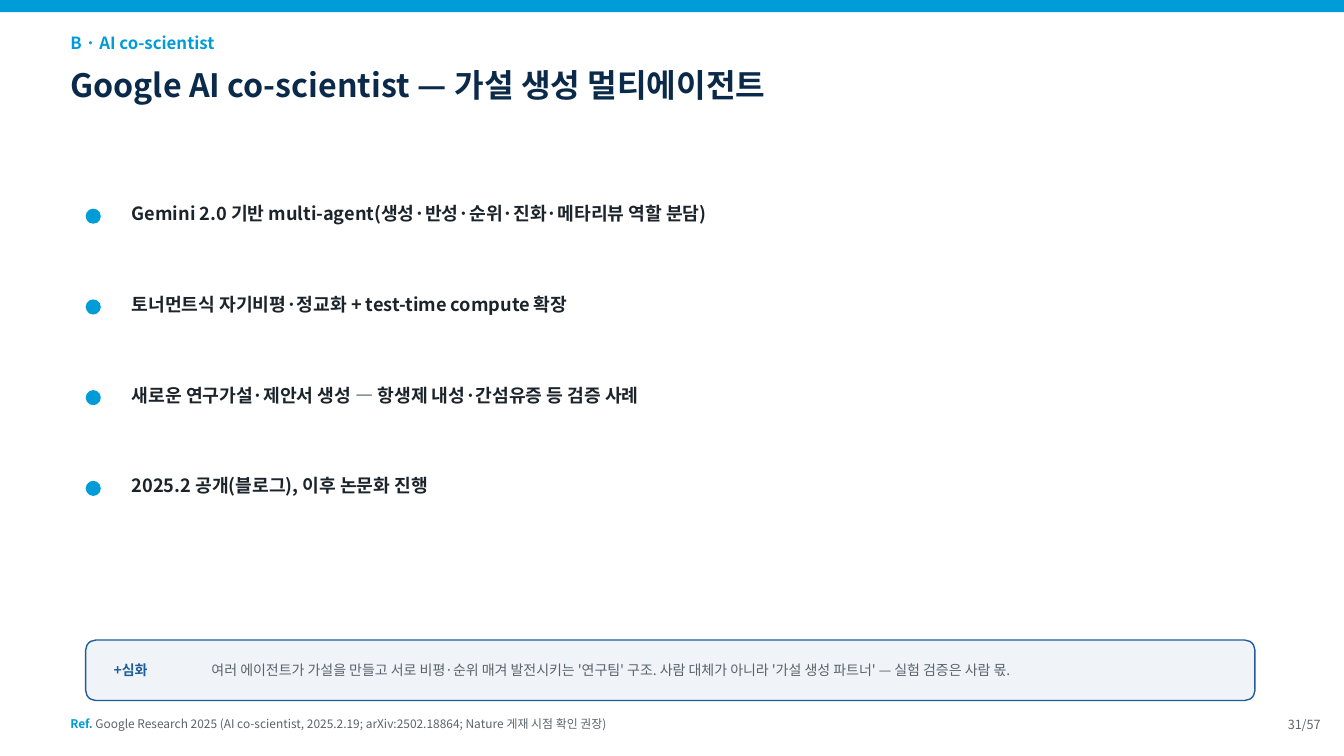
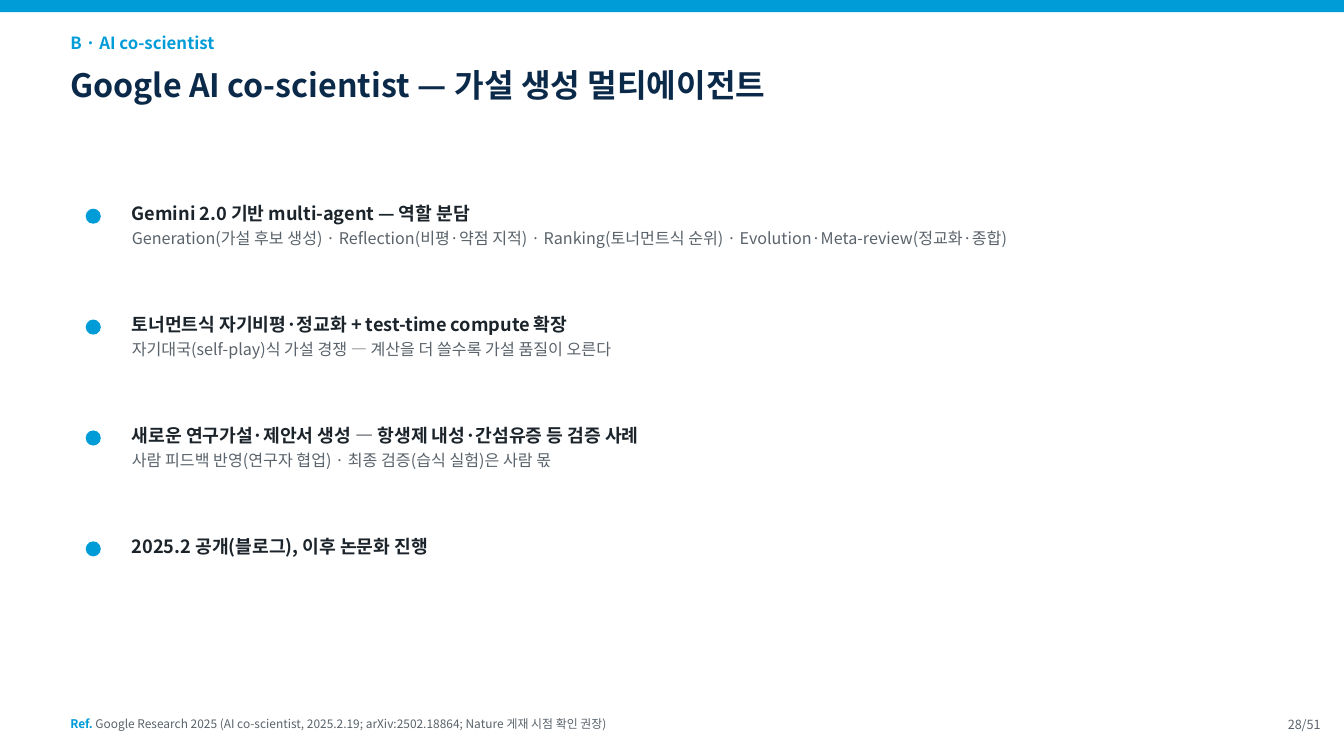
Before and after one commit to fourmodern/2025_aidrugdiscovery, a slide deck: slide 28 of 20260905/slides/0912_3교시.pptx (slide 31 before the commit). Drawn at 1344x756 pixels with LibreOffice and Linux fonts; fonts in the diff are those of the drawing. Boxes give left, top, right and bottom in pixels: in the first picture for what was removed or moved away, otherwise in the second. Text is boxed around its words. In the diff, an @@ line names an element or a change of style, - is before the commit and + after.

```diff
--- a/20260905/slides/0912_3교시.pptx
+++ b/20260905/slides/0912_3교시.pptx
@@ text at [132, 204, 1007, 248]: text changed; size 13 to 11.5 pt; text colour #1C242B to #5A636B; bold off @@
-Gemini 2.0 기반 multi-agent(생성·반성·순위·진화·메타리뷰 역할 분담)
+Gemini 2.0 기반 multi-agent — 역할 분담
+Generation(가설 후보 생성) · Reflection(비평·약점 지적) · Ranking(토너먼트식 순위) · Evolution·Meta-review(정교화·종합)
@@ ellipse: place and size @@
-ellipse at [86, 299, 101, 315]
+ellipse at [86, 320, 101, 335]
@@ text "토너먼트식 자기비평·정교화 + test-time compute ...": place and size @@
-text "토너먼트식 자기비평·정교화 + test-time compute ..." at [132, 295, 567, 315]
+text "토너먼트식 자기비평·정교화 + test-time compute ..." at [132, 315, 612, 359]
@@ text at [132, 341, 612, 359]: paragraph added @@
+자기대국(self-play)식 가설 경쟁 — 계산을 더 쓸수록 가설 품질이 오른다
@@ text "새로운 연구가설·제안서 생성 — 항생제 ...": place and size @@
-text "새로운 연구가설·제안서 생성 — 항생제 ..." at [132, 386, 638, 404]
+text "새로운 연구가설·제안서 생성 — 항생제 ..." at [132, 426, 638, 469]
@@ ellipse: place and size @@
-ellipse at [86, 390, 101, 405]
+ellipse at [86, 431, 101, 446]
@@ text at [132, 452, 551, 469]: paragraph added @@
+사람 피드백 반영(연구자 협업) · 최종 검증(습식 실험)은 사람 몫
@@ text "2025.2 공개(블로그), 이후 논문화 진행": place and size @@
-text "2025.2 공개(블로그), 이후 논문화 진행" at [132, 476, 427, 496]
+text "2025.2 공개(블로그), 이후 논문화 진행" at [132, 537, 427, 557]
@@ ellipse: place and size @@
-ellipse at [86, 481, 101, 496]
+ellipse at [86, 541, 101, 557]
@@ rounded rectangle removed at [86, 640, 1255, 701] @@
@@ text removed at [114, 663, 148, 677] @@
-+심화
@@ text removed at [211, 663, 1011, 676] @@
-여러 에이전트가 가설을 만들고 서로 비평·순위 매겨 발전시키는 '연구팀' 구조. 사람 대체가 아니라 '가설 생성 파트너' — 실험 검증은 사람 몫.
@@ text at [1288, 719, 1321, 731]: text changed @@
-31/57
+28/51
```
Also in this commit, not shown: 46 other slides changed, 6 slides removed, 15 other files.
